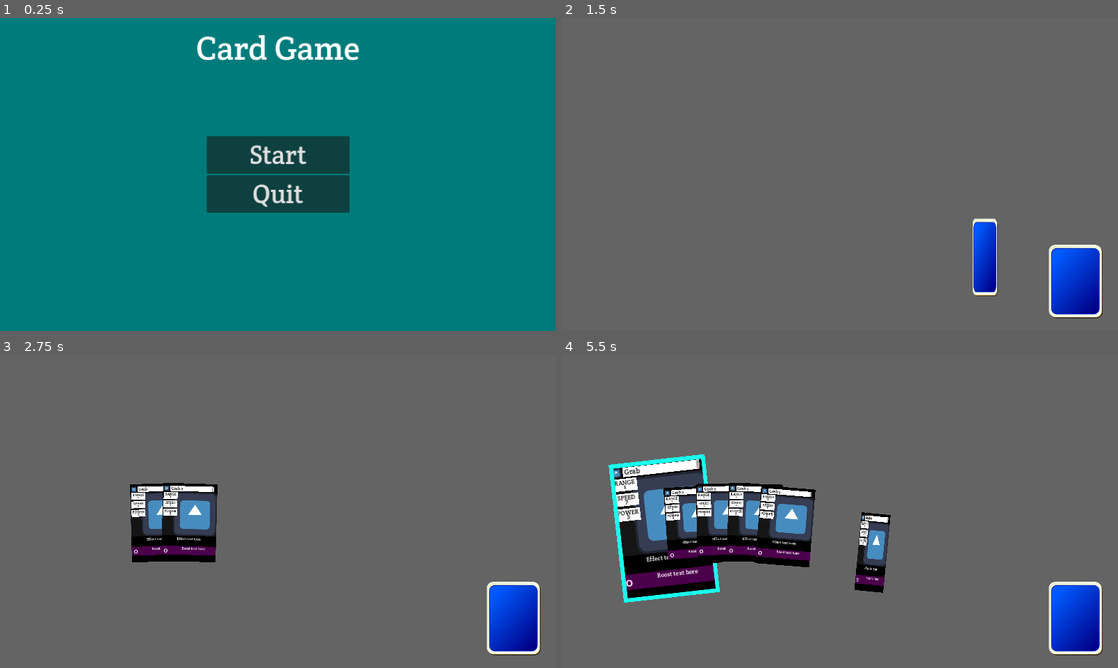
Above: before the commit, frames 1-4 (two rows, left to right).
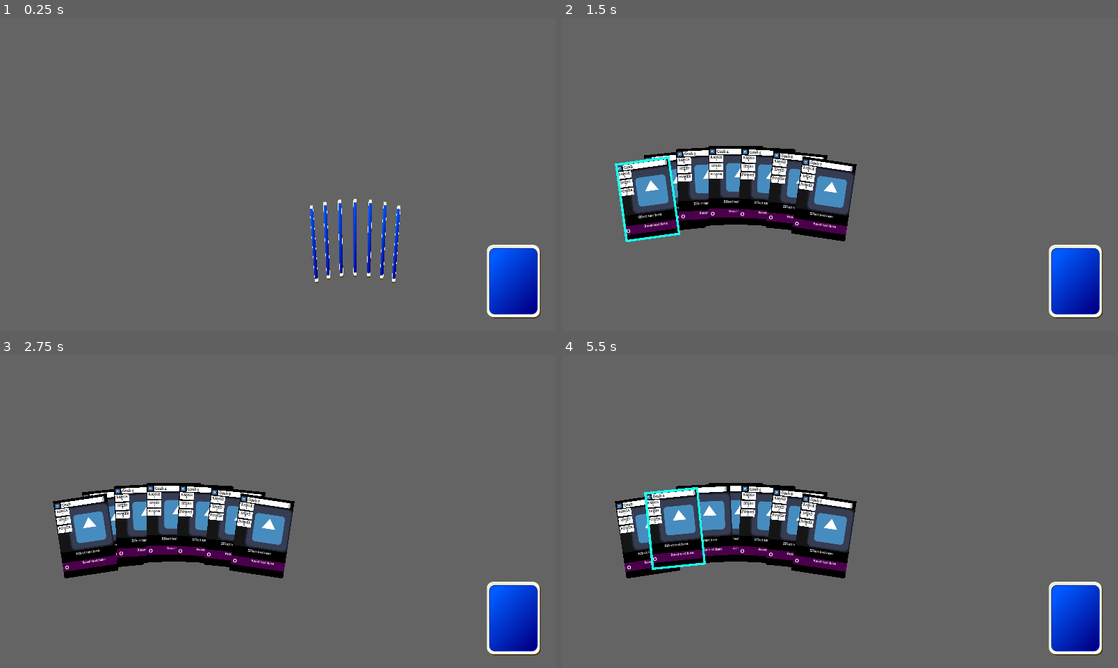
Above: after the commit, the same moments.

Repository: daniel-k-taylor/exceedgameclient
Game: Godot game, scene res://scenes/game/game.tscn
Two runs of this game, one before a commit and one after it. Both use one fixed random seed, a clock stepped at 60 frames per second and the inputs below. Before the commit the project starts from res://scenes/main.tscn. The engine's default icon, where the game draws it, is replaced by a stand-in: a white triangle on a blue panel in a dark square.
Inputs (mouse positions are in pixels of both pictures, inside the frame that each line leads up to):
- Up to frame 1 (0.25 s): no input
- Up to frame 2 (1.5 s): click (840, 155) at 0.5 s, where only the run before the commit has a clickable "Start"; click (645, 199) at 1.27 s
- Up to frame 3 (2.75 s): click (511, 621) at 2 s
- Up to frame 4 (5.5 s): click (1073, 621) at 2.75 s; click (706, 524) at 3.52 s; click (1073, 621) at 4.25 s; click (673, 530) at 5.02 s

The runs differ from the first frame. In frame 1, 100% of the frame differs, in the area x 0-100%, y 0-100%; in frame 2, 12%; in frame 3, 9.0%; in frame 4, 12%.

Commit message:
Drag and hand implemented

Diff:
--- a/globals/card_definitions.gd
+++ b/globals/card_definitions.gd
@@ -29,8 +29,8 @@
 			return card
 	return null
 
-func get_effect_text(card_def):
+func get_effect_text(_card_def):
 	return "Effect text here"
 
-func get_boost_text(card_def):
+func get_boost_text(_apply_changescard_def):
 	return "Boost text here"
--- a/project.godot
+++ b/project.godot
@@ -11,7 +11,7 @@
 [application]
 
 config/name="FightingCards"
-run/main_scene="res://scenes/main.tscn"
+run/main_scene="res://scenes/game/game.tscn"
 config/features=PackedStringArray("4.1", "GL Compatibility")
 config/icon="res://icon.svg"
 
--- a/scenes/card/card_base.gd
+++ b/scenes/card/card_base.gd
@@ -1,4 +1,7 @@
 extends Area2D
+
+signal raised_card(card)
+signal lowered_card(card)
 
 const StatPanel = preload("res://scenes/card/stat_panel.gd")
 @onready var range_panel : StatPanel = $CardContainer/CardBox/AbiltiesImagePanel/StatsHBox/StatsColumn/RangePanel
@@ -8,14 +11,16 @@
 @onready var guard_panel : StatPanel = $CardContainer/CardBox/AbiltiesImagePanel/StatsHBox/StatsColumn/GuardPanel
 
 enum {
+	InDeck,
 	InHand,
-	Focus,
-	Unfocus,
-	MovingToDest,
+	Focusing,
+	Unfocusing,
+	DrawingToHand,
+	Dragging,
 }
 
-var state = InHand
-var return_state = InHand
+var state = InDeck
+var return_state = InDeck
 var card_id : int = -1
 var start_pos = 0
 var target_pos = 0
@@ -27,9 +32,19 @@
 var animate_flip = false
 var animation_length = 0
 
+var follow_mouse = false
+var saved_hand_index = -1
+
+var resting_position
+var resting_rotation
+var resting_scale
+var focus_pos
+var focus_rot
+
 const DRAW_ANIMATION_LENGTH = 0.5
 const FOCUS_ANIMATION_LENGTH = 0.2
 const FOCUS_SCALE_FACTOR = 2
+const DRAG_SCALE_FACTOR = 1.2
 
 # Called when the node enters the scene tree for the first time.
 func _ready():
@@ -49,14 +64,14 @@
 func is_front_showing():
 	return not $CardContainer/CardBack.visible
 
-func set_hover_visible(visible):
-	$CardContainer/Focus.visible = visible
+func set_hover_visible(hover_visible):
+	$CardContainer/Focus.visible = hover_visible
 
 func _physics_process(delta):
 	match state:
 		InHand:
 			set_hover_visible(true)
-		Focus:
+		Focusing:
 			if animation_time <= 1:
 				position = start_pos.lerp(target_pos, animation_time)
 				rotation_degrees = lerpf(start_rotation, target_rotation, animation_time)
@@ -66,7 +81,7 @@
 				position = target_pos
 				rotation_degrees = target_rotation
 				scale = target_scale
-		Unfocus:
+		Unfocusing:
 			if animation_time <= 1:
 				position = start_pos.lerp(target_pos, animation_time)
 				rotation_degrees = lerpf(start_rotation, target_rotation, animation_time)
@@ -77,7 +92,7 @@
 				rotation_degrees = target_rotation
 				scale = target_scale
 				change_state(return_state)
-		MovingToDest: # animate from deck to hand
+		DrawingToHand: # animate from deck to hand
 			if animation_time <= 1:
 				position = start_pos.lerp(target_pos, animation_time)
 				rotation_degrees = lerpf(start_rotation, target_rotation, animation_time)
@@ -90,36 +105,47 @@
 				position = target_pos
 				rotation_degrees = target_rotation
 				scale.x = original_scale.x
-				change_state(return_state)
-
-func position_card_in_hand(src_pos, dst_pos, src_rot, dst_rot):
-	if state == MovingToDest:
+				change_state(InHand)
+		Dragging:
+			var mouse_pos = get_viewport().get_mouse_position()
+			position = Vector2(mouse_pos.x, mouse_pos.y)
+			if animation_time <= 1:
+				rotation_degrees = lerpf(start_rotation, target_rotation, animation_time)
+				scale = original_scale.lerp(target_scale, animation_time)
+				animation_time += delta / animation_length
+			else:
+				rotation_degrees = target_rotation
+				scale = target_scale
+
+func position_card_in_hand(dst_pos, dst_rot):
+	if state == DrawingToHand:
 		target_pos = dst_pos
 		target_rotation = dst_rot
 	else:
-		change_state(MovingToDest)
+		change_state(DrawingToHand)
 
 		animate_flip = not is_front_showing()
 		original_scale = scale
-		start_pos = src_pos
+		start_pos = position
 		target_pos = dst_pos
-		start_rotation = src_rot
+		start_rotation = rotation_degrees
 		target_rotation = dst_rot
 		animation_time = 0
 		animation_length = DRAW_ANIMATION_LENGTH
 
 		position = start_pos
 		rotation_degrees = start_rotation
-		return_state = InHand
 
 
 # Called every frame. 'delta' is the elapsed time since the previous frame.
-func _process(delta):
+func _process(_delta):
 	pass
 
-func initialize_card(id, card_title, image, range_min, range_max, speed, power, armor, guard, effect_text, boost_cost, boost_text):
+func initialize_card(id, card_title, card_scale, _image, range_min, range_max, speed, power, armor, guard, effect_text, boost_cost, boost_text):
 	self.card_id = id
 	$CardContainer/CardBox/TitleRow/TitlePanel/TitleNameBox/TitleName.text = card_title
+	self.resting_scale = card_scale
+	scale = card_scale
 	# TODO: Set image
 
 	# Set Stats
@@ -134,60 +160,98 @@
 	$CardContainer/CardBox/BoostBox/BoostDetailsBox/BoostCostIcon/BoostCost.text = "[center]%s[/center]" % boost_cost
 	$CardContainer/CardBox/BoostBox/BoostDetailsBox/BoostText.text = "[center]%s[/center]" % boost_text
 
+func set_resting_position(pos, rot):
+	resting_position = pos
+	resting_rotation = rot
+
+	match state:
+		InDeck, InHand, DrawingToHand:
+			position_card_in_hand(pos, rot)
+		Unfocusing:
+			target_pos = pos
+			target_rotation = rot
+
+
 func change_state(new_state):
 	state = new_state
 
 func focus():
-	if state == Unfocus:
+
+	if state == Unfocusing:
 		# Switch the start/target
-		var temp_pos = target_pos
-		var temp_rot = target_rotation
-		var temp_scale = original_scale
-		target_pos = start_pos
-		target_rotation = start_rotation
-		start_pos = temp_pos
-		start_rotation = temp_rot
-		original_scale = target_scale
-		target_scale = temp_scale
-		animation_time = 0
+		start_pos = position
+		start_rotation = rotation_degrees
+		original_scale = scale
 		# Return state stays the same.
 	else:
 		start_pos = position
 		start_rotation = rotation_degrees
-		target_pos = position
-		target_rotation = 0
 		original_scale = scale
-		target_scale = scale * FOCUS_SCALE_FACTOR
+
+		focus_pos = position
+		focus_rot = 0
 		if state == InHand:
-			target_pos.y -= 100
-		animation_time = 0
-		animation_length = FOCUS_ANIMATION_LENGTH
+			focus_pos.y -= 100
 
 		return_state = state
 
-	change_state(Focus)
+	target_pos = focus_pos
+	target_rotation = focus_rot
+	target_scale = resting_scale * FOCUS_SCALE_FACTOR
+	animation_time = 0
+	animation_length = FOCUS_ANIMATION_LENGTH
+
+	emit_signal("raised_card", self)
+	change_state(Focusing)
 
 func unfocus():
-	target_pos = start_pos
-	target_rotation = start_rotation
+	target_pos = resting_position
+	target_rotation = resting_rotation
+	target_scale = resting_scale
+
 	start_pos = position
 	start_rotation = rotation_degrees
-	target_scale = original_scale
 	original_scale = scale
+
 	animation_time = 0
 	animation_length = FOCUS_ANIMATION_LENGTH
-	animate_flip = false
-
-	change_state(Unfocus)
+
+	change_state(Unfocusing)
+	emit_signal("lowered_card", self)
+
+func begin_drag():
+	follow_mouse = true
+	original_scale = scale
+	target_scale = resting_scale * DRAG_SCALE_FACTOR
+	start_rotation = rotation_degrees
+	target_rotation = 0
+	animation_time = 0
+	animation_length = FOCUS_ANIMATION_LENGTH
+	return_state = InHand
+	emit_signal("raised_card", self)
+	change_state(Dragging)
+
+func end_drag():
+	follow_mouse = false
+	unfocus()
 
 func _on_focus_mouse_entered():
 	match state:
-		InHand, Unfocus:
+		InHand, Unfocusing:
 			focus()
 
 
-
 func _on_focus_mouse_exited():
 	match state:
-		Focus:
+		Focusing:
 			unfocus()
+
+func _on_focus_button_down():
+	match state:
+		InHand, Focusing:
+			begin_drag()
+
+func _on_focus_button_up():
+	match state:
+		Dragging:
+			end_drag()
--- a/scenes/card/card_base.tscn
+++ b/scenes/card/card_base.tscn
@@ -182,5 +182,7 @@
 texture_hover = ExtResource("5_tig0d")
 stretch_mode = 0
 
+[connection signal="button_down" from="CardContainer/Focus" to="." method="_on_focus_button_down"]
+[connection signal="button_up" from="CardContainer/Focus" to="." method="_on_focus_button_up"]
 [connection signal="mouse_entered" from="CardContainer/Focus" to="." method="_on_focus_mouse_entered"]
 [connection signal="mouse_exited" from="CardContainer/Focus" to="." method="_on_focus_mouse_exited"]
--- a/scenes/game/game.gd
+++ b/scenes/game/game.gd
@@ -11,6 +11,10 @@
 
 var CardIdToDef = {}
 
+enum {
+	GameState_PlayerTurn_PickAction,
+}
+
 @onready var CenterCardOval = Vector2(get_viewport().size) * Vector2(0.5, 1.25)
 @onready var HorizontalRadius = get_viewport().size.x * 0.45
 @onready var VerticalRadius = get_viewport().size.y * 0.4
@@ -18,34 +22,44 @@
 # Called when the node enters the scene tree for the first time.
 func _ready():
 	chosen_deck = CardDefinitions.decks[0]
+	for i in range(7):
+		draw_card()
 
 # Called every frame. 'delta' is the elapsed time since the previous frame.
-func _process(delta):
+func _process(_delta):
 	pass
 
 func _input(event):
 	if event is InputEventMouseButton:
 		if event is InputEventMouseButton and event.is_released():
-			#for deck_card in chosen_deck['cards']:
-			if NextCardId == 8: return
-			var deck_card = chosen_deck['cards'][NextCardId-1]
-			var card_definition_id = deck_card['definition_id']
-			var card_def = CardDefinitions.get_card(card_definition_id)
-			var id_for_card = NextCardId
-			NextCardId += 1
-			CardIdToDef[id_for_card] = card_def
+			pass
 
-			var new_card = add_card_to_hand(id_for_card, card_def, deck_card['image'])
-			var deck_position = $Deck/DeckButton.position + DesiredCardSize/2
-			new_card.position = deck_position
-			layout_player_hand()
 
-func add_card_to_hand(id, card_def, image) -> CardBase:
+func draw_card():
+	#for deck_card in chosen_deck['cards']:
+	if NextCardId == 8: return
+	var deck_card = chosen_deck['cards'][NextCardId-1]
+	var card_definition_id = deck_card['definition_id']
+	var card_def = CardDefinitions.get_card(card_definition_id)
+	var id_for_card = NextCardId
+	NextCardId += 1
+	CardIdToDef[id_for_card] = card_def
+
+	var new_card = add_new_card_to_hand(id_for_card, card_def, deck_card['image'])
+
+	# Start the card at the deck.
+	var deck_position = $Deck/DeckButton.position + DesiredCardSize/2
+	new_card.position = deck_position
+
+	layout_player_hand()
+
+func add_new_card_to_hand(id, card_def, image) -> CardBase:
 	var new_card : CardBase = CardBaseScene.instantiate()
 	$PlayerHand.add_child(new_card)
 	new_card.initialize_card(
 		id,
 		card_def['display_name'],
+		HandCardScale,
 		image,
 		card_def['range_min'],
 		card_def['range_max'],
@@ -57,8 +71,23 @@
 		card_def['boost']['cost'],
 		CardDefinitions.get_boost_text(card_def['effects'])
 	)
-	new_card.scale = HandCardScale
+	new_card.raised_card.connect(on_card_raised)
+	new_card.lowered_card.connect(on_card_lowered)
 	return new_card
+
+func on_card_raised(card):
+	# Get card's position in the PlayerHand node's children.
+	if card.get_parent() == $PlayerHand:
+		card.saved_hand_index = card.get_index()
+
+		# Move card to the end of the children list.
+		$PlayerHand.move_child(card, $PlayerHand.get_child_count() - 1)
+
+func on_card_lowered(card):
+	if card.saved_hand_index != -1:
+		# Move card back to its saved position.
+		$PlayerHand.move_child(card, card.saved_hand_index)
+		card.saved_hand_index = -1
 
 func layout_player_hand():
 	var num_cards = len($PlayerHand.get_children())
@@ -71,6 +100,6 @@
 		var ovalAngleVector = Vector2(HorizontalRadius * cos(angle), -VerticalRadius * sin(angle))
 		var dst_pos = CenterCardOval + ovalAngleVector # - size/2
 		var dst_rot = (90 - rad_to_deg(angle)) / 4
-		card.position_card_in_hand(card.position, dst_pos, card.rotation_degrees, dst_rot)
+		card.set_resting_position(dst_pos, dst_rot)
 
 		angle -= 0.2
Not shown, changed: .gitignore
Not shown, changed: work.todo
